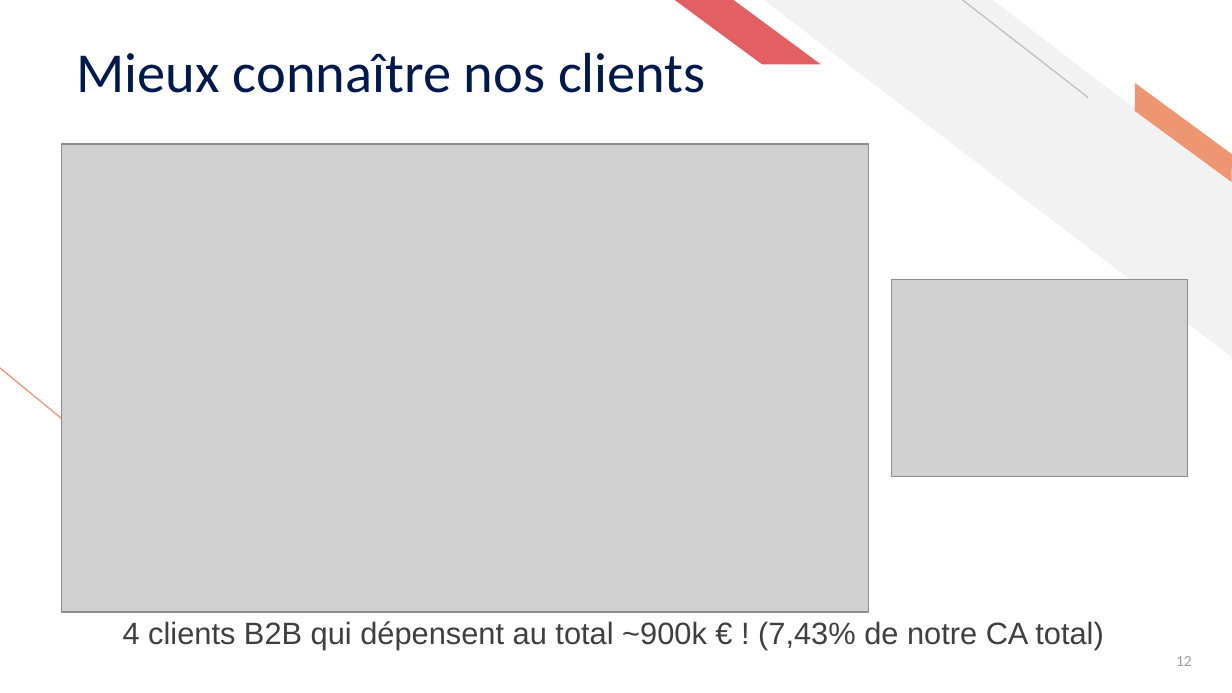
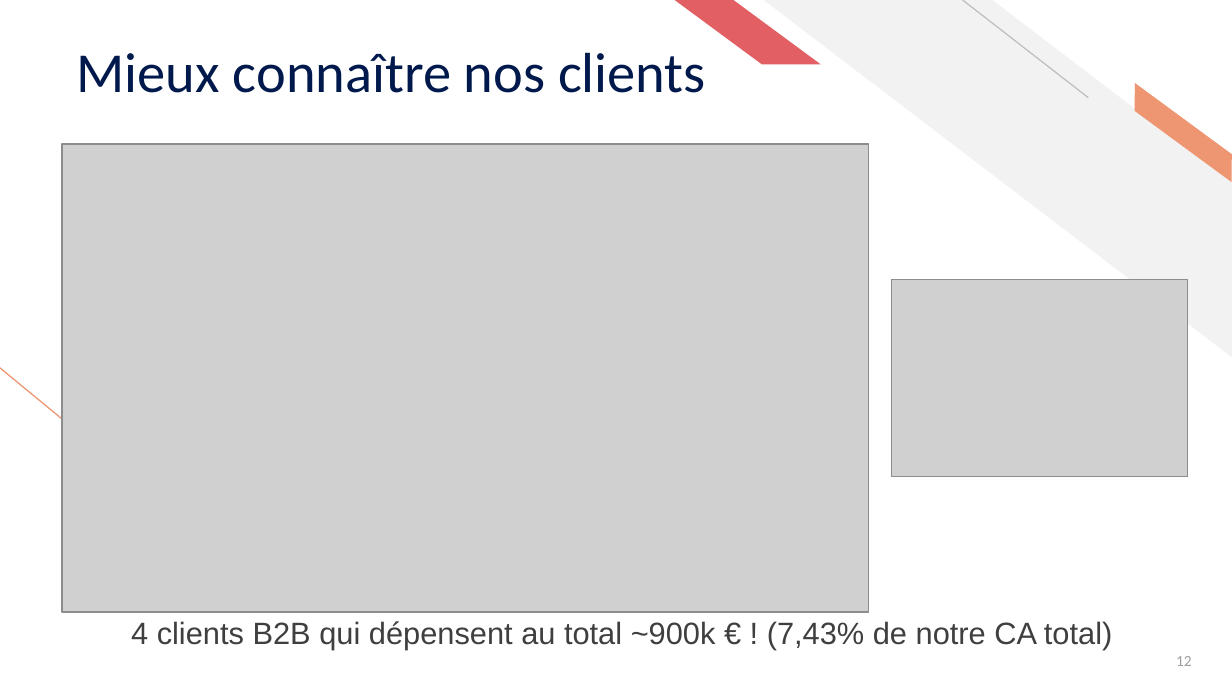
Before and after one commit to ziedbelhocine/Cours-OC, a slide deck: slide 12 of Data_Analyst/Projet_9/Belhocine_Zied_2_support_presentation_042026.pptx. Drawn at 1232x693 pixels with LibreOffice and Linux fonts; fonts in the diff are those of the drawing; grey boxes stand for pictures. Boxes give left, top, right and bottom in pixels: in the first picture for what was removed or moved away, otherwise in the second. Text is boxed around its words. In the diff, an @@ line names an element or a change of style, - is before the commit and + after.

```diff
--- a/Data_Analyst/Projet_9/Belhocine_Zied_2_support_presentation_042026.pptx
+++ b/Data_Analyst/Projet_9/Belhocine_Zied_2_support_presentation_042026.pptx
@@ text "4 clients B2B qui dépensent ...": place and size @@
-text "4 clients B2B qui dépensent ..." at (123, 621, 1103, 650)
+text "4 clients B2B qui dépensent ..." at (131, 621, 1112, 650)
```
Also in this commit, not shown: 20 other slides changed, 1 slide added, 1 slide removed, 2 other files.
